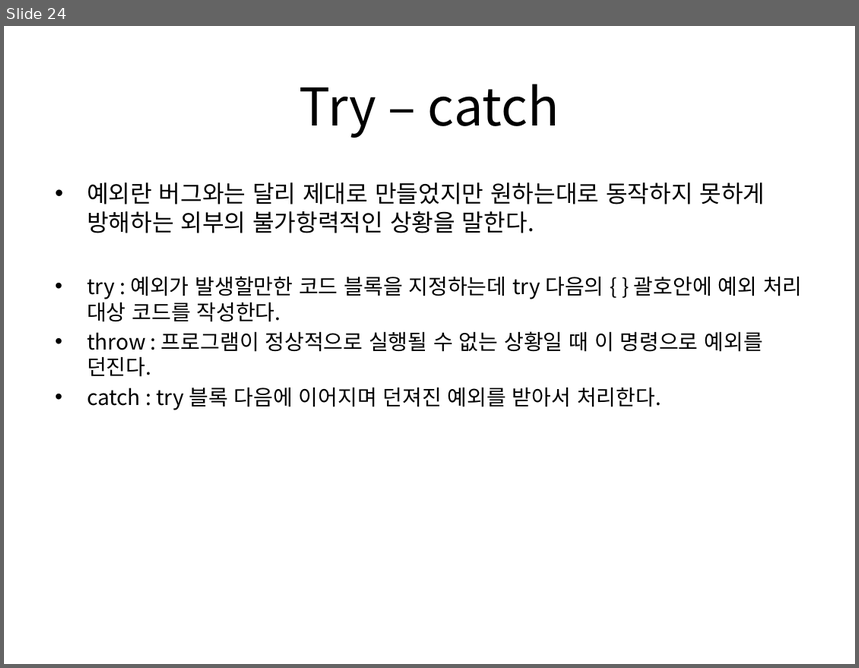
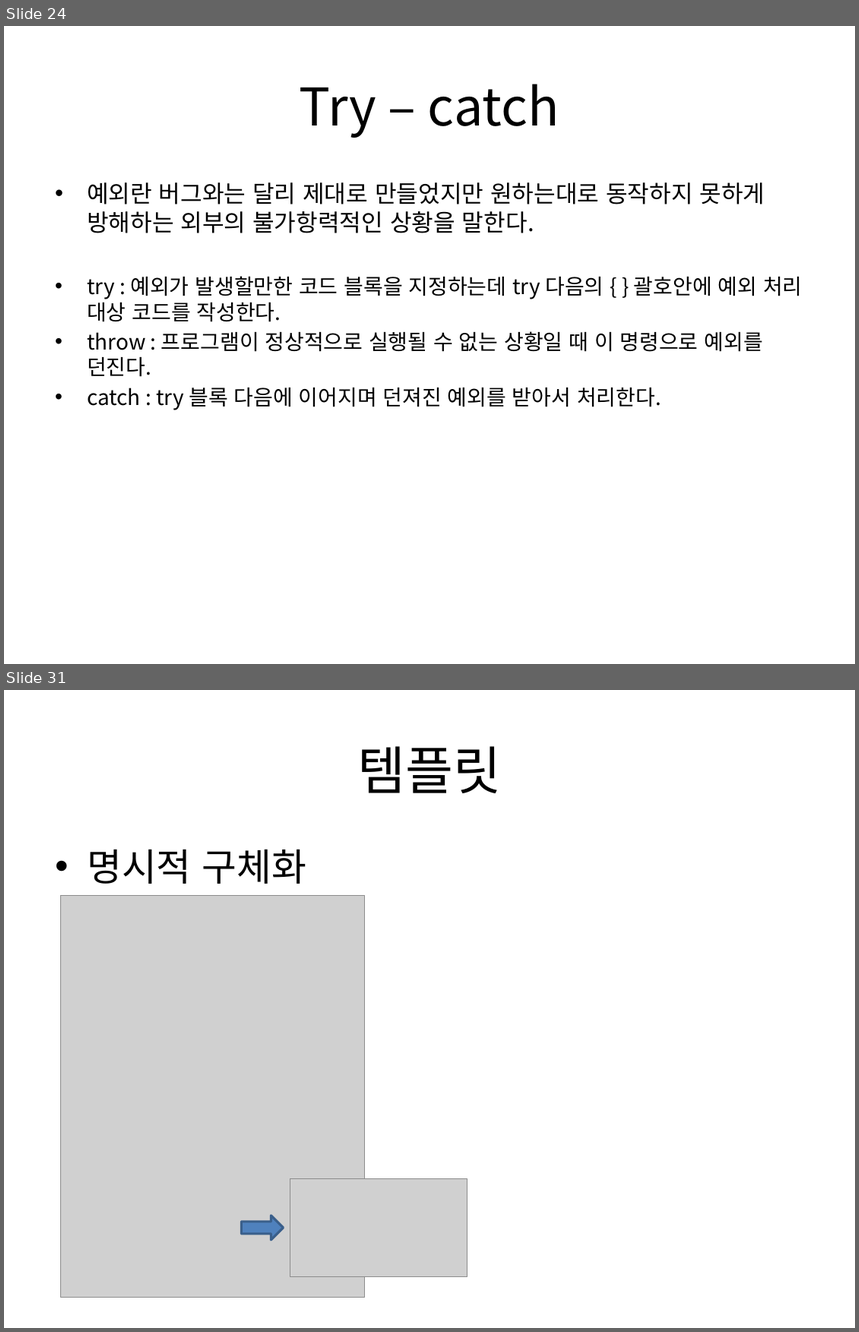
Before and after one commit to mystous/DSLab_Algo_Seminar, a slide deck: 001. 세미나 자료/02.2015/01. 1차시/Kim_DoHyeong_syntax1.pptx. Shown one above the other, each under a label of ours: slide 24 before the commit, slides 24 and 31 after it; the slides between them are not shown. The pictures are 859x668 and 859x1332 pixels, drawn with LibreOffice and Linux fonts; fonts in the diff are those of the drawing; grey boxes stand for pictures. Boxes give left, top, right and bottom in pixels: in the first picture for what was removed or moved away, otherwise in the second. Text is boxed around its words. In the diff, an @@ line names an element or a change of style, - is before the commit and + after.

```diff
--- a/001. 세미나 자료/02.2015/01. 1차시/Kim_DoHyeong_syntax1.pptx
+++ b/001. 세미나 자료/02.2015/01. 1차시/Kim_DoHyeong_syntax1.pptx
@@ slide 31 added at [4, 690, 855, 1328], background #FFFFFF @@
@@ title added at [357, 746, 501, 793], 44 pt, text #000000 @@
+템플릿
@@ text added at [87, 850, 306, 884], 32 pt, text #000000 @@
+• 명시적 구체화
@@ picture added at [61, 895, 365, 1297] @@
@@ picture added at [291, 1179, 468, 1277] @@
@@ right arrow added at [241, 1216, 283, 1241], fill #4F81BD, outline #3A5F8C 2 pt @@
```
Also in this commit, not shown: 6 other slides added, 4 slides removed.
